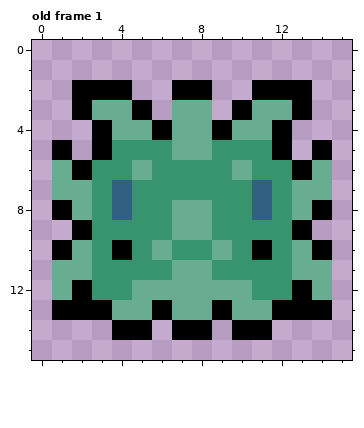
Two states of a pixel-art file, Assets/Artwork/Pieces/Animations/Kraken/KrakenPiece_6_idle.aseprite. The first picture shows the starting point.
16x16 pixels, 1 frame. Colours within 5 levels of each other are drawn and written as one. Shown: old frame 1. The commit also changed other frames, which this record leaves out.
The same view after the edit:
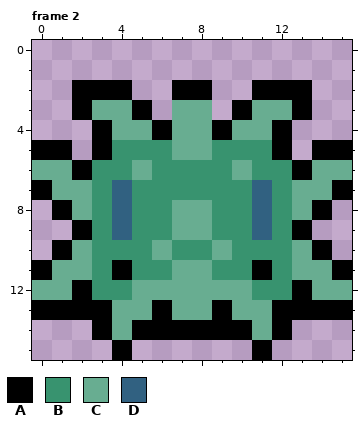
Palette (. is transparent): A #000000  B #38936f  C #68ad91  D #316181
A new or re-ordered frame is compared with the old frame closest to it.
Edits made:
{"change": "frames 1 -> 4"}
{"where": "frame 2 is new; against old frame 1"}
{"frame":2,"y":5,"x":0,"old":".","new":"A"}
{"frame":2,"y":5,"x":15,"old":".","new":"A"}
{"frame":2,"y":6,"x":0,"old":".","new":"C"}
{"frame":2,"y":6,"x":15,"old":".","new":"C"}
{"frame":2,"y":7,"x":0,"old":".","new":"A"}
{"frame":2,"y":7,"x":15,"old":".","new":"A"}
{"frame":2,"y":9,"x":4,"old":"B","new":"D"}
{"frame":2,"y":9,"x":11,"old":"B","new":"D"}
{"frame":2,"y":10,"x":4,"old":"A","new":"B"}
{"frame":2,"y":10,"x":11,"old":"A","new":"B"}
{"frame":2,"y":11,"x":0,"old":".","new":"A"}
{"frame":2,"y":11,"x":4,"old":"B","new":"A"}
{"frame":2,"y":11,"x":11,"old":"B","new":"A"}
{"frame":2,"y":11,"x":15,"old":".","new":"A"}
{"frame":2,"y":12,"x":0,"old":".","new":"C"}
{"frame":2,"y":12,"x":15,"old":".","new":"C"}
{"frame":2,"y":13,"x":0,"old":".","new":"A"}
{"frame":2,"y":13,"x":15,"old":".","new":"A"}
{"frame":2,"y":14,"x":3,"old":".A","new":"AC"}
{"frame":2,"y":14,"x":6,"old":".","new":"A"}
{"frame":2,"y":14,"x":9,"old":".","new":"A"}
{"frame":2,"y":14,"x":11,"old":"A.","new":"CA"}
{"frame":2,"y":15,"x":4,"old":".","new":"A"}
{"frame":2,"y":15,"x":11,"old":".","new":"A"}
{"label":"changed","picture_box":[32,140,352,360]}
